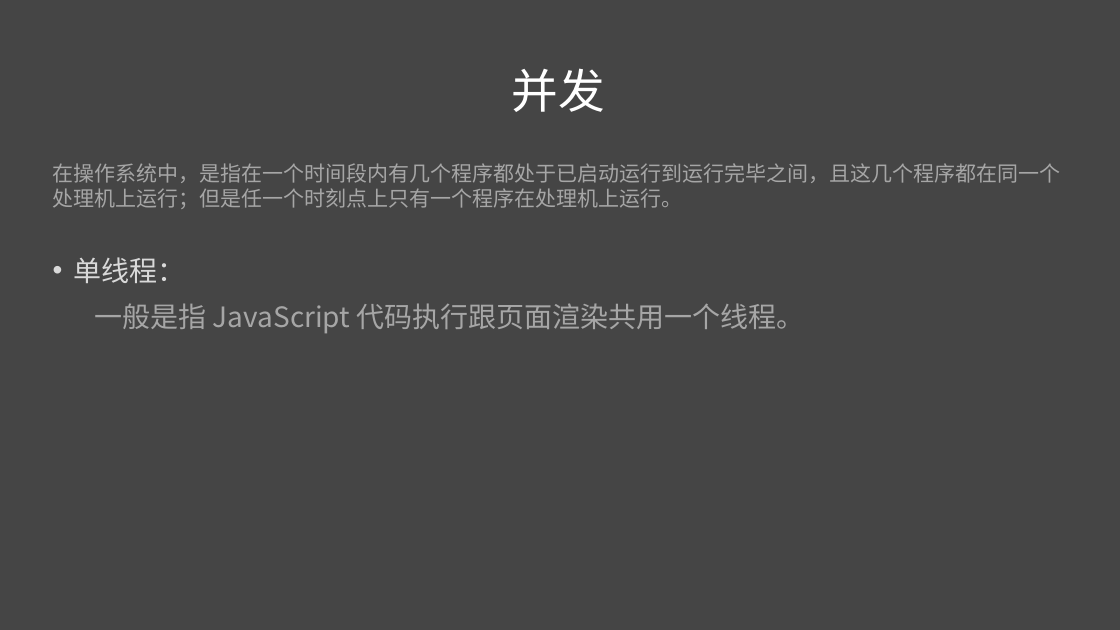
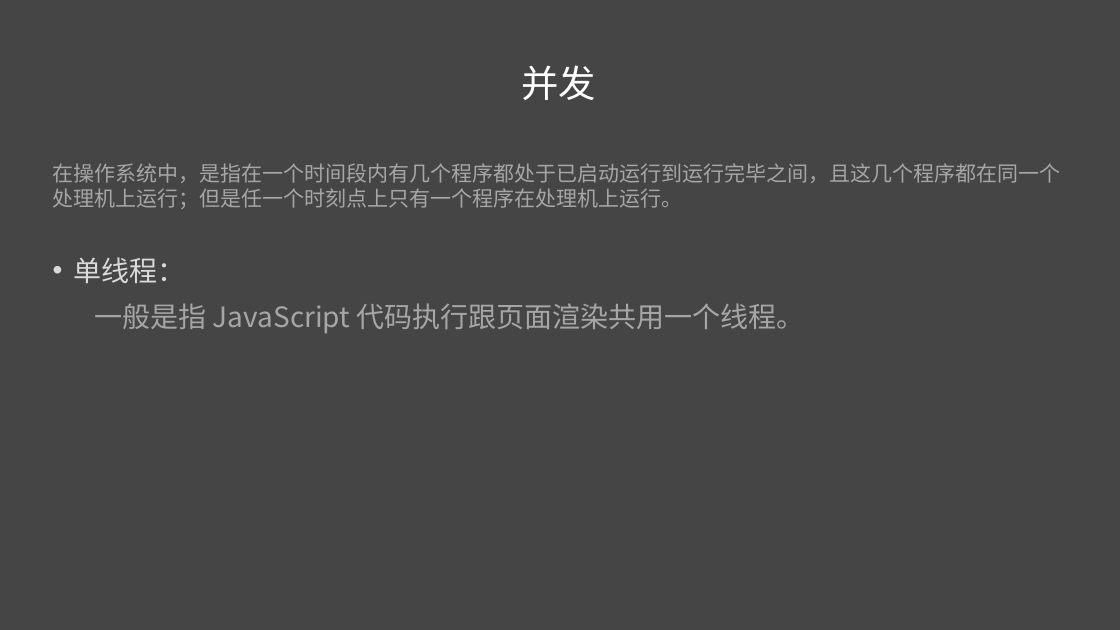
Before and after one commit to liuweiGL/share, a slide deck: slide 13 of ppt/JavaScript基础二.pptx (slide 7 before the commit). Drawn at 1120x630 pixels with LibreOffice and Linux fonts; fonts in the diff are those of the drawing. Boxes give left, top, right and bottom in pixels: in the first picture for what was removed or moved away, otherwise in the second. Text is boxed around its words. In the diff, an @@ line names an element or a change of style, - is before the commit and + after.

```diff
--- a/ppt/JavaScript基础二.pptx
+++ b/ppt/JavaScript基础二.pptx
@@ text "并发" at <box>521,65,596,100</box>: size 40 to 32 pt @@
```
Also in this commit, not shown: 5 other slides changed, 6 slides added.
